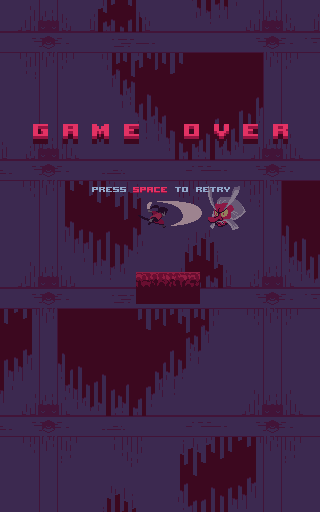
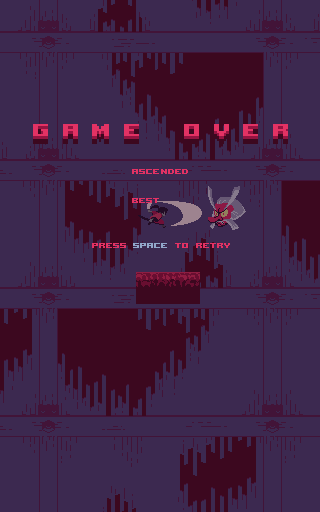
The second 320px x 512px image is a revision of the first. Changes to its layers:
added layer "ascended best" in group "game over" over [132,169,188,203]
painted on "press space to retry" over [92,187,230,248]
